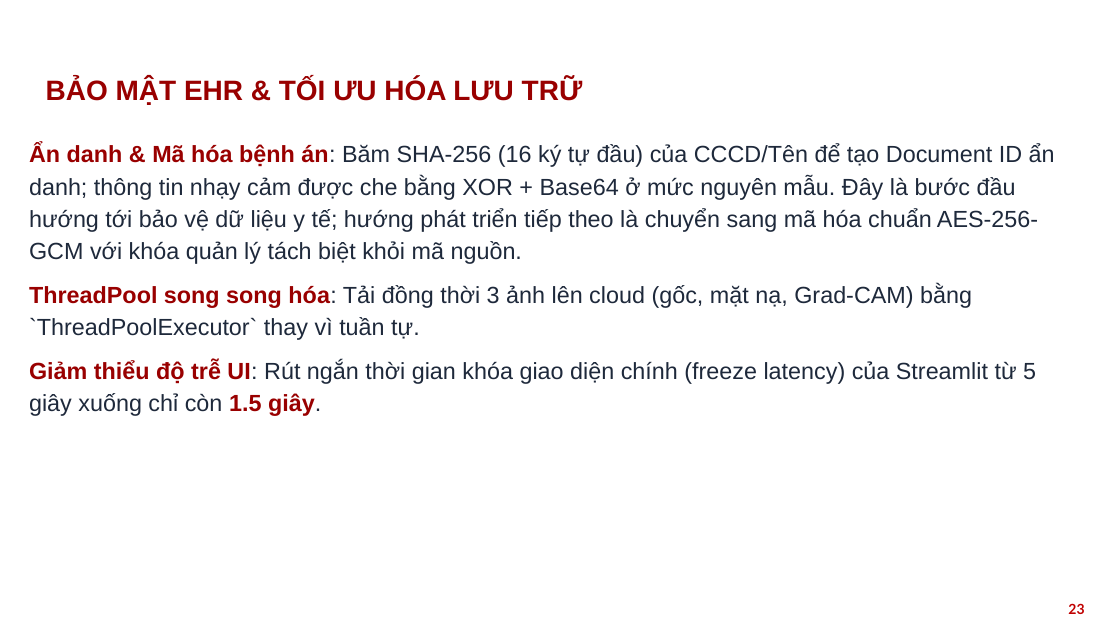
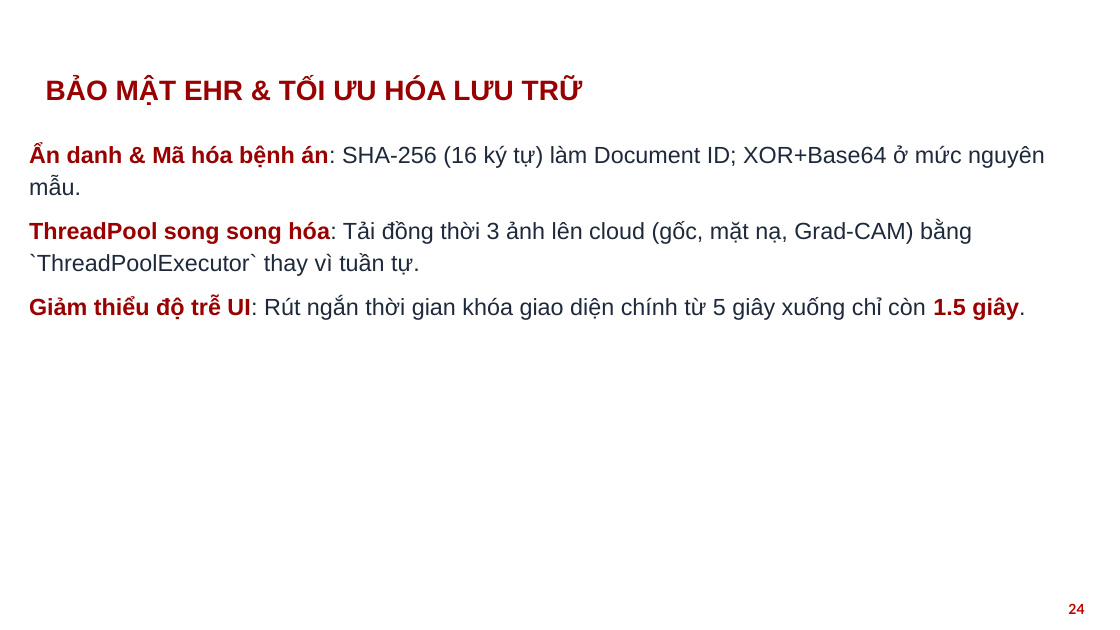
Before and after one commit to nthg0609/doanTN, a slide deck: slide 24 of HUST_PPT_template_2022_RED_16x9_567042.pptx (slide 23 before the commit). Drawn at 1120x630 pixels with LibreOffice and Linux fonts; fonts in the diff are those of the drawing; background and template pictures are left out. Boxes give left, top, right and bottom in pixels: in the first picture for what was removed or moved away, otherwise in the second. Text is boxed around its words. In the diff, an @@ line names an element or a change of style, - is before the commit and + after.

```diff
--- a/HUST_PPT_template_2022_RED_16x9_567042.pptx
+++ b/HUST_PPT_template_2022_RED_16x9_567042.pptx
@@ text at <box>29,144,1045,196</box>: text changed @@
-Ẩn danh & Mã hóa bệnh án: Băm SHA-256 (16 ký tự đầu) của CCCD/Tên để tạo Document ID ẩn danh; thông tin nhạy cảm được che bằng XOR + Base64 ở mức nguyên mẫu. Đây là bước đầu hướng tới bảo vệ dữ liệu y tế; hướng phát triển tiếp theo là chuyển sang mã hóa chuẩn AES-256-GCM với khóa quản lý tách biệt khỏi mã nguồn.
+Ẩn danh & Mã hóa bệnh án: SHA-256 (16 ký tự) làm Document ID; XOR+Base64 ở mức nguyên mẫu.
@@ text at <box>29,296,1025,320</box>: text changed @@
-Giảm thiểu độ trễ UI: Rút ngắn thời gian khóa giao diện chính (freeze latency) của Streamlit từ 5 giây xuống chỉ còn 1.5 giây.
+Giảm thiểu độ trễ UI: Rút ngắn thời gian khóa giao diện chính từ 5 giây xuống chỉ còn 1.5 giây.
@@ page number at <box>1068,603,1084,614</box>: text changed @@
-23
+24
```
Also in this commit, not shown: 11 other slides changed, 2 slides added, 5 other files.
